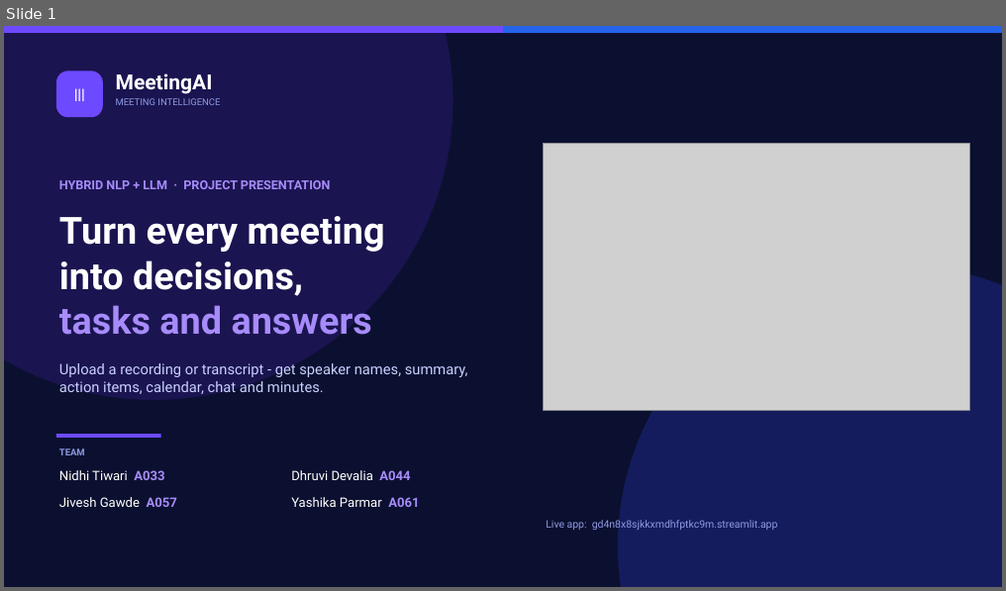
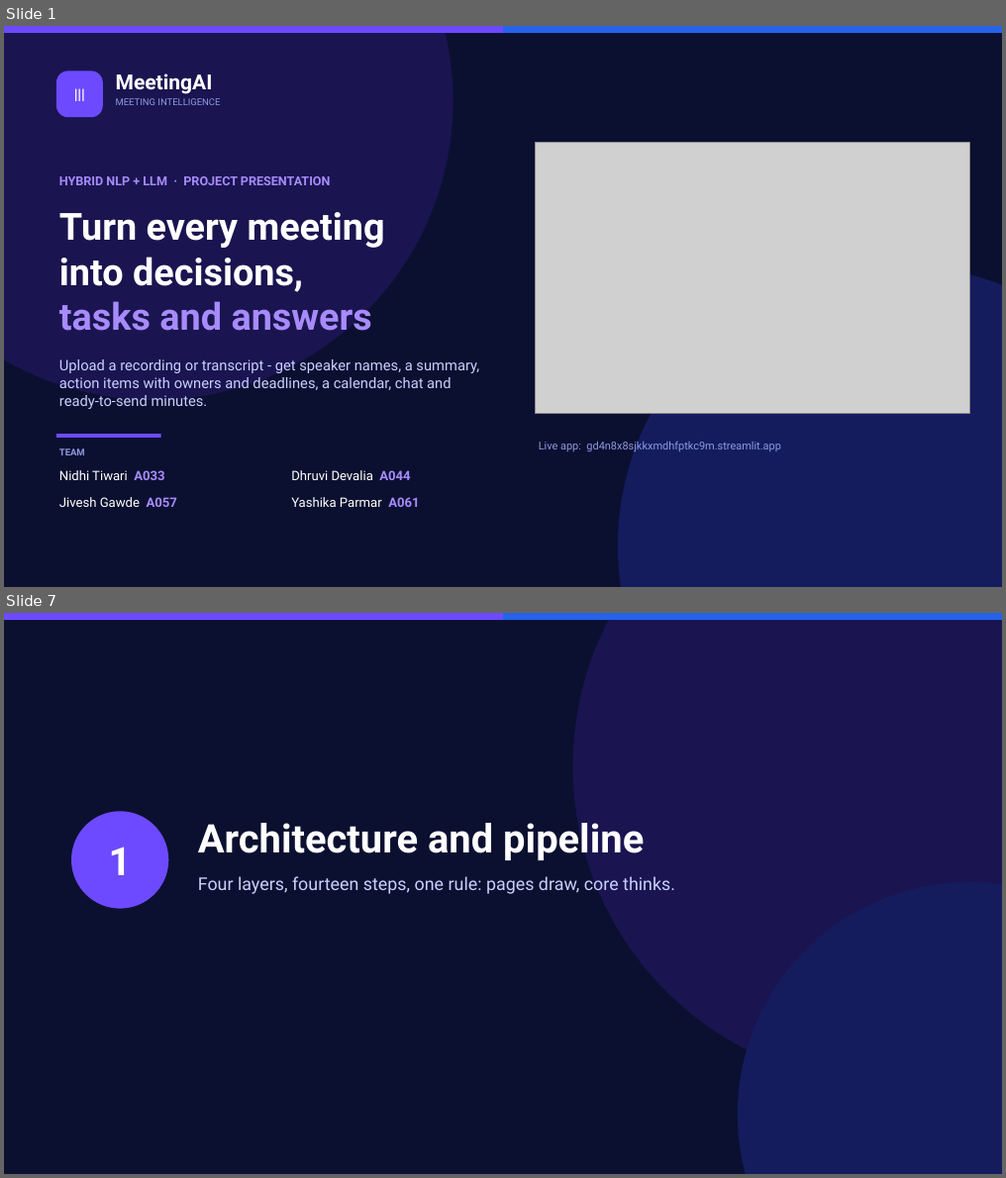
Before and after one commit to nidhitiwari23/Meeting-AI-, a slide deck: docs/MeetingAI_Presentation.pptx. Shown one above the other, each under a label of ours: slide 1 before the commit, slides 1 and 7 after it; the slides between them are not shown. The pictures are 1006x591 and 1006x1178 pixels, drawn with LibreOffice and Linux fonts; fonts in the diff are those of the drawing; grey boxes stand for pictures. Boxes give left, top, right and bottom in pixels: in the first picture for what was removed or moved away, otherwise in the second. Text is boxed around its words. In the diff, an @@ line names an element or a change of style, - is before the commit and + after.

```diff
--- a/docs/MeetingAI_Presentation.pptx
+++ b/docs/MeetingAI_Presentation.pptx
@@ slide 7 added at bbox=[4, 613, 1002, 1174], background #0B1030 @@
@@ rectangle added at bbox=[4, 613, 503, 620], fill #6D4AFF @@
@@ rectangle added at bbox=[503, 613, 1002, 620], fill #2563EB @@
@@ ellipse added at bbox=[573, 613, 1002, 1084], fill #1A1450 @@
@@ ellipse added at bbox=[71, 811, 168, 909], fill #6D4AFF @@
@@ text added at bbox=[109, 847, 132, 875], 38 pt, text #FFFFFF, bold @@
+1
@@ text added at bbox=[198, 823, 644, 861], 38 pt, text #FFFFFF, bold @@
+Architecture and pipeline
@@ text added at bbox=[198, 876, 675, 894], 17 pt, text #C9D0FF @@
+Four layers, fourteen steps, one rule: pages draw, core thinks.
@@ ellipse added at bbox=[738, 882, 1002, 1174], fill #141C5E @@
@@ slide 1 changed as well @@
@@ picture: place and size @@
-picture at bbox=[543, 144, 969, 410]
+picture at bbox=[536, 142, 969, 413]
@@ text "HYBRID NLP + LLM · ...": place and size @@
-text "HYBRID NLP + LLM · ..." at bbox=[59, 180, 331, 189]
+text "HYBRID NLP + LLM · ..." at bbox=[59, 176, 331, 185]
@@ text "Turn every meeting": place and size @@
-text "Turn every meeting" at bbox=[59, 216, 385, 335]
+text "Turn every meeting" at bbox=[59, 212, 385, 331]
@@ text at bbox=[59, 360, 479, 409]: text changed @@
-Upload a recording or transcript - get speaker names, summary, action items, calendar, chat and minutes.
+Upload a recording or transcript - get speaker names, a summary, action items with owners and deadlines, a calendar, chat and ready-to-send minutes.
@@ text "Live app: gd4n8x8sjkkxmdhfptkc9m.streamlit.app": place and size @@
-text "Live app: gd4n8x8sjkkxmdhfptkc9m.streamlit.app" at bbox=[546, 518, 778, 531]
+text "Live app: gd4n8x8sjkkxmdhfptkc9m.streamlit.app" at bbox=[539, 440, 781, 454]
@@ text "Live app: gd4n8x8sjkkxmdhfptkc9m.streamlit.app" at bbox=[539, 440, 781, 454]: size 10 to 10.5 pt @@
```
Also in this commit, not shown: 12 other slides changed, 31 other slides added, 14 slides removed, 1 other file.
